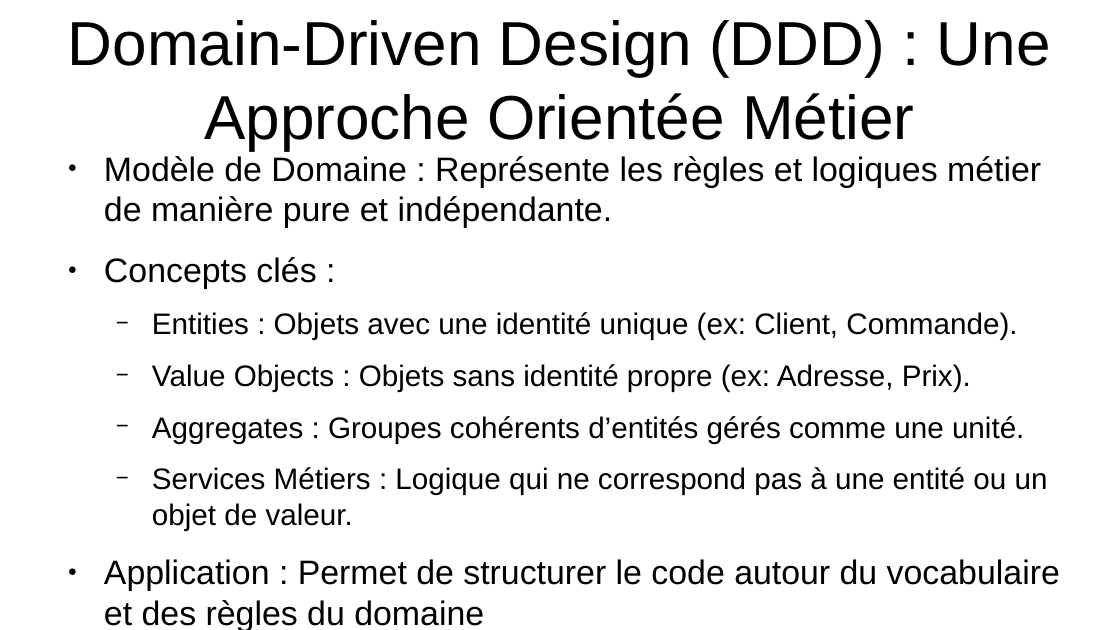
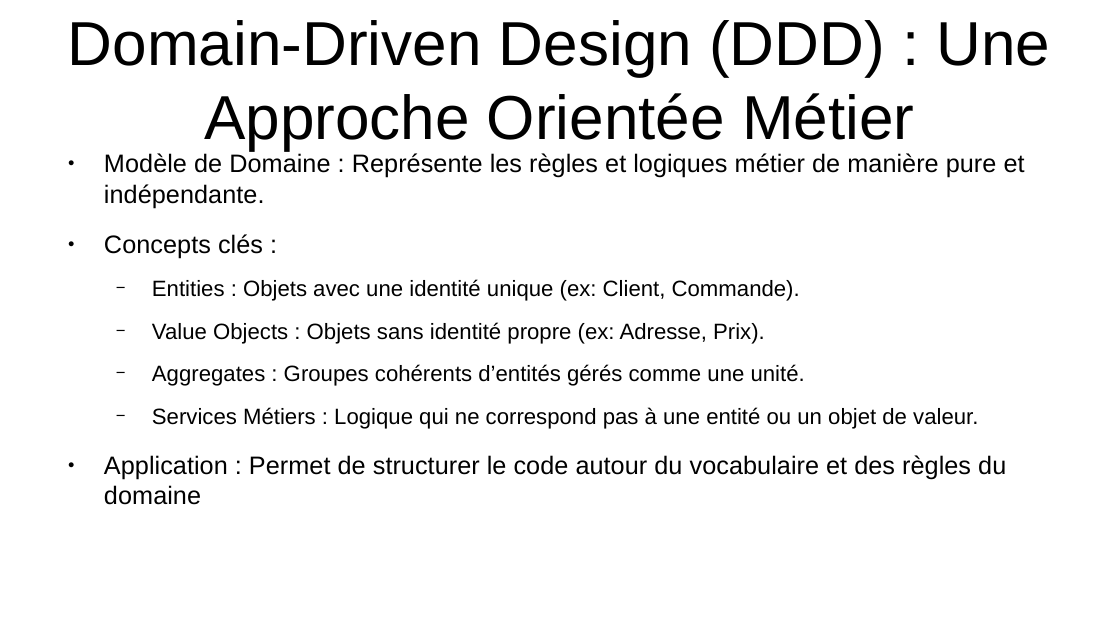
Before and after one commit to dcdh/kata-damien-huart-public, a slide deck: slide 8 of presentation.pptx (slide 6 before the commit). Drawn at 1120x630 pixels with LibreOffice and Linux fonts; fonts in the diff are those of the drawing. Boxes give left, top, right and bottom in pixels: in the first picture for what was removed or moved away, otherwise in the second. Text is boxed around its words. In the diff, an @@ line names an element or a change of style, - is before the commit and + after.

Commit message:
update presentation

```diff
--- a/presentation.pptx
+++ b/presentation.pptx
@@ text "Modèle de Domaine : Représente ..." at (104,153,1025,505): size 24 to 18 pt in "Modèle de Domaine : Représente les règles ...", "Concepts clés :", "Application : Permet de structurer le code ..."; size 21 to 15.7 pt in "Entities : Objets avec une identité unique ...", "Value Objects : Objets sans identité propre ...", "Aggregates : Groupes cohérents d’entités gérés comme ...", "Services Métiers : Logique qui ne correspond ..." @@
```
Also in this commit, not shown: 5 other slides changed, 2 slides added.
